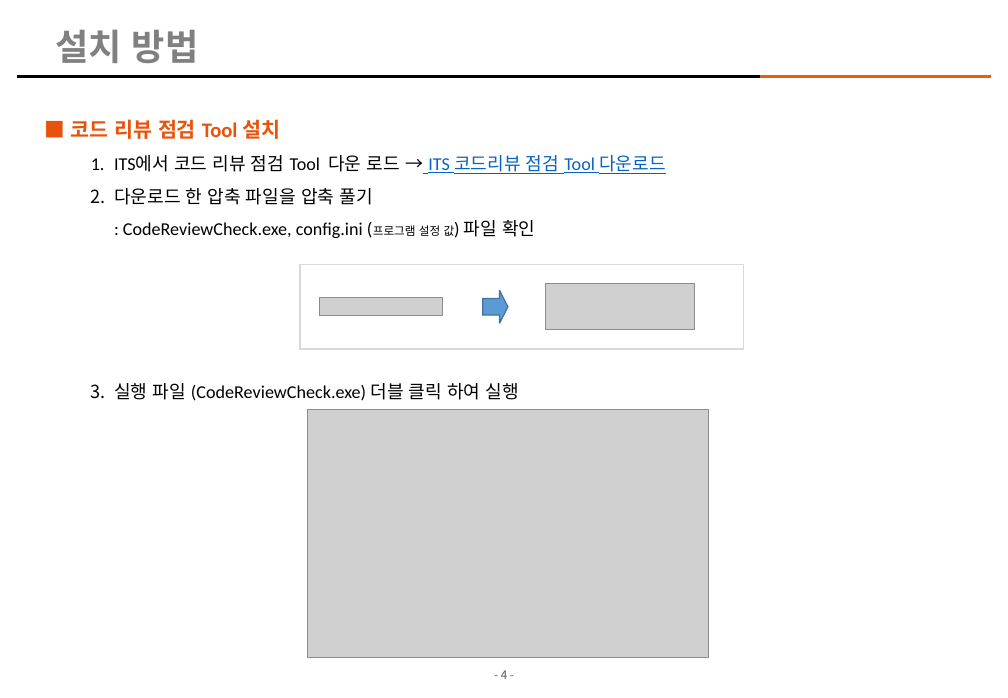
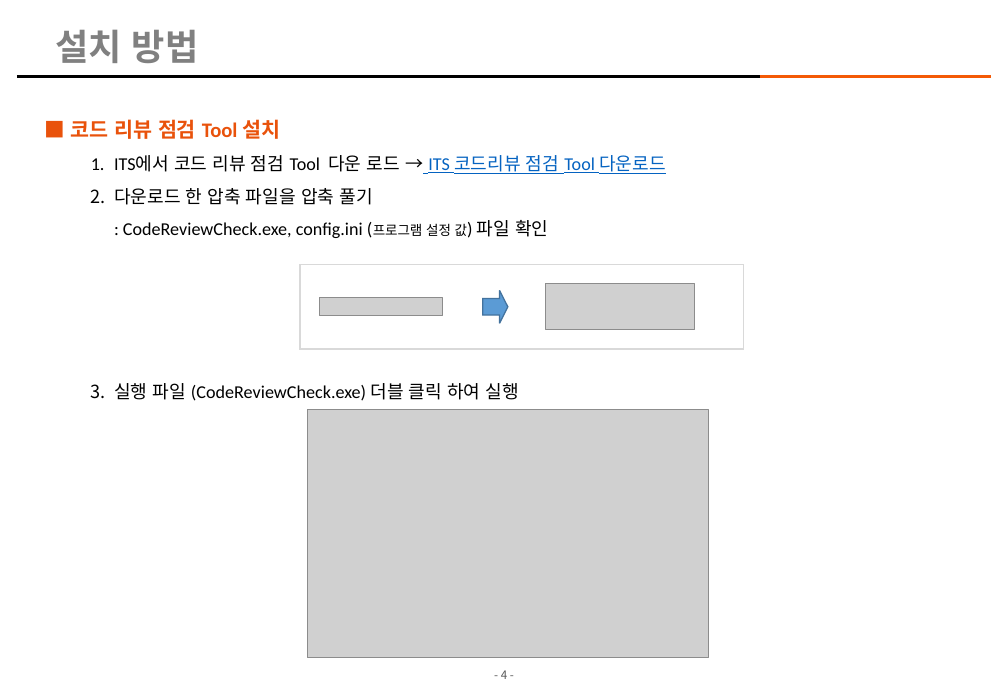
Before and after one commit to kimhopepa/PythonPjt, a slide deck: slide 4 of CodeReviewTool/doc/CodeReview_점검_Tool_매뉴얼.pptx. Drawn at 1008x698 pixels with LibreOffice and Linux fonts; fonts in the diff are those of the drawing; grey boxes stand for pictures; background and template pictures are left out. Boxes give left, top, right and bottom in pixels: in the first picture for what was removed or moved away, otherwise in the second. Text is boxed around its words. In the diff, an @@ line names an element or a change of style, - is before the commit and + after.

```diff
--- a/CodeReviewTool/doc/CodeReview_점검_Tool_매뉴얼.pptx
+++ b/CodeReviewTool/doc/CodeReview_점검_Tool_매뉴얼.pptx
@@ text at <box>114,188,548,238</box>: size 9 to 10.5 pt in "(프로그램 설정 값)" @@
```
Also in this commit, not shown: 2 other slides changed, 5 other files.
